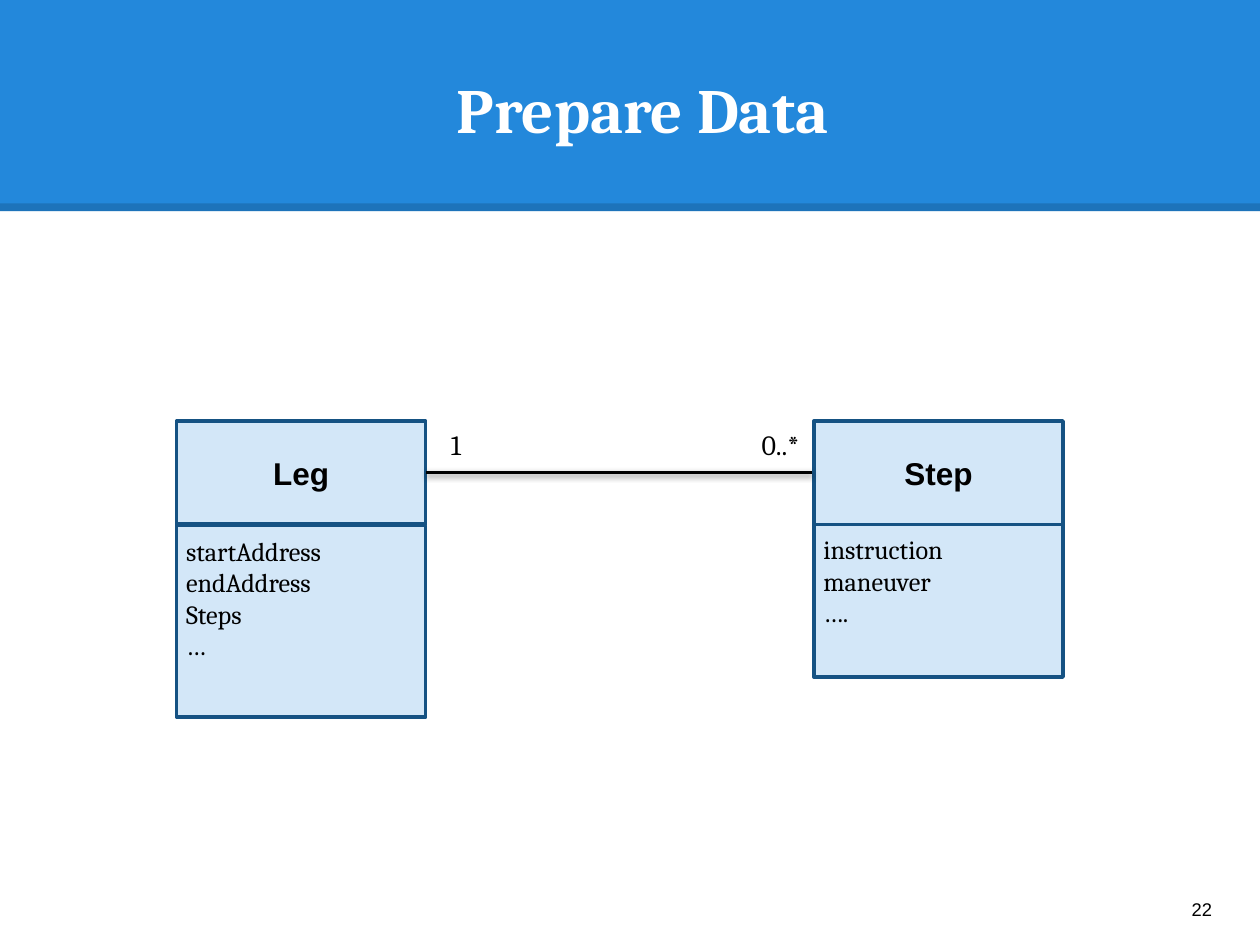
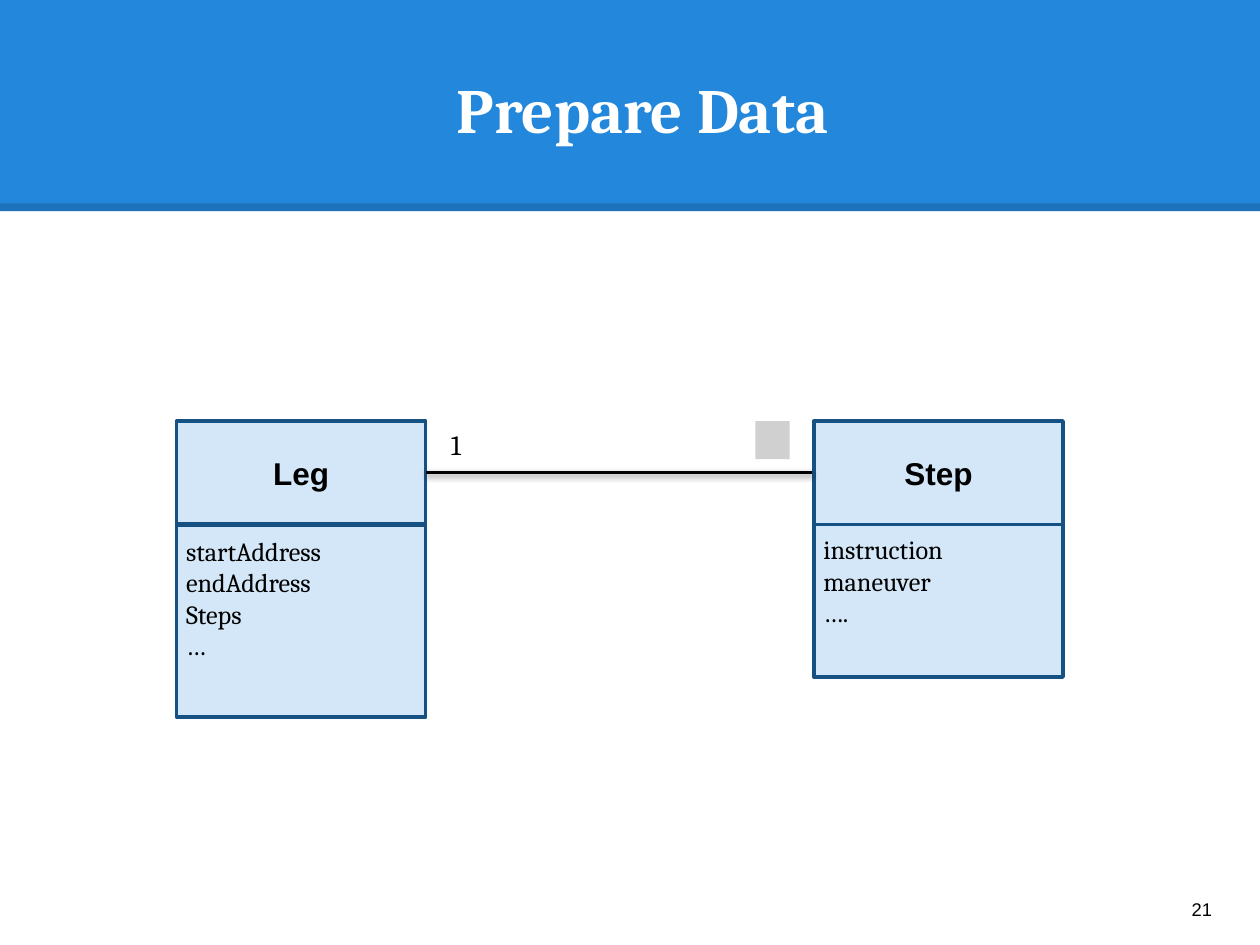
Before and after one commit to hqt/street-router, a slide deck: slide 21 of Document/presentation/present_ngoan.pptx (slide 22 before the commit). Drawn at 1260x945 pixels with LibreOffice and Linux fonts; fonts in the diff are those of the drawing; grey boxes stand for pictures. Boxes give left, top, right and bottom in pixels: in the first picture for what was removed or moved away, otherwise in the second. Text is boxed around its words. In the diff, an @@ line names an element or a change of style, - is before the commit and + after.

```diff
--- a/Document/presentation/present_ngoan.pptx
+++ b/Document/presentation/present_ngoan.pptx
@@ picture added at <box>756,421,790,459</box> @@
@@ text removed at <box>762,436,800,456</box> @@
-0..*
@@ page number at <box>1192,903,1212,916</box>: text changed @@
-22
+21
```
Also in this commit, not shown: 4 other slides changed, 1 slide removed.
